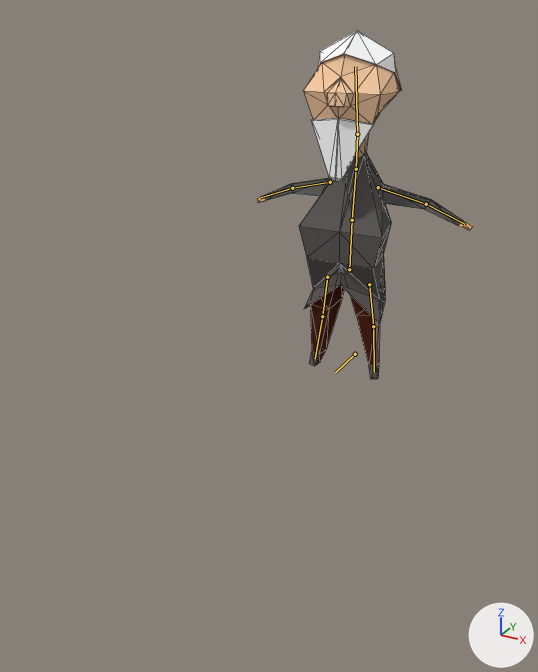
The Blender file TheOvercoat/Assets/Models(blend)/Karakterler/armature1.blend as it was, and as the next commit left it.
The view is the same before and after, from a 50 mm lens placed at (1.56, -3.74, 2.0), pointed at (0.07, -1.03, 0.64). The axes (+X, +Y, +Z) are drawn at lower right. The lights are the same throughout. The bones that bend it are drawn over the model as lines. Mesh edges are drawn as thin lines.
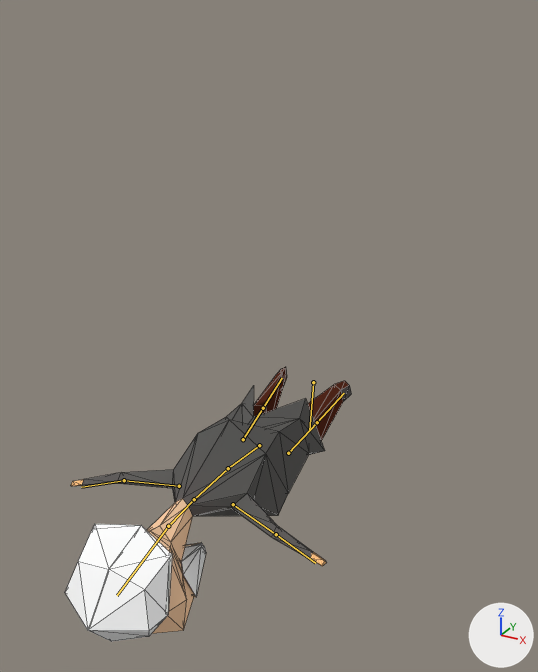
The newer file adds an action. The first version stands in its rest pose; the second is drawn at frame 24 of the action 'diePart2'.

What the commit changed:
Bone 'Torso' (bone_torso) moves from (0.0, 0.0, 0.0) to (0.0, -0.9, 1.595).
Bone 'Torso' (bone_torso) turns from (0, 0, 0) to (83, 0, 0) degrees about its own x, y and z.
Bone 'Chest' (bone_chest) moves from (0.0, 0.0, 0.0) to (0.0, 0.762, 1.114).
Bone 'Chest' (bone_chest) turns from (0, 0, 0) to (94, 0, 0) degrees about its own x, y and z.
Bone 'HandIK.R' (bone_handik_r) moves from (0.0, 0.0, 0.0) to (1.943, 0.19, -2.339).
Bone 'HandIK.R' (bone_handik_r) turns from (0, 0, 0) to (72, 48, 67) degrees about its own x, y and z.
Bone 'FootIK.R' (bone_footik_r) moves from (0.0, 0.0, 0.0) to (0.0, 0.623, -0.56).
Bone 'FootIK.R' (bone_footik_r) turns from (0, 0, 0) to (-83, 0, 0) degrees about its own x, y and z.
Bone 'Floor' (bone_floor) moves from (0.0, 0.0, 0.0) to (0.0, 0.899, -0.107).
Bone 'Floor' (bone_floor) turns from (0, 0, 0) to (83, 0, 0) degrees about its own x, y and z.
Bone 'HandIK.L' (bone_handik_l) moves from (0.0, 0.0, 0.0) to (-1.73, 0.116, -2.449).
Bone 'HandIK.L' (bone_handik_l) turns from (0, 0, 0) to (72, -48, -67) degrees about its own x, y and z.
Bone 'FootIK.L' (bone_footik_l) moves from (0.0, 0.0, 0.0) to (0.0, 0.623, -0.56).
Bone 'FootIK.L' (bone_footik_l) turns from (0, 0, 0) to (-83, 0, 0) degrees about its own x, y and z.
Bone 'ArmIK.L' (bone_armik_l) moves from (0.0, 0.0, 0.0) to (0.508, -2.737, -0.483).
Bone 'ArmIK.L' (bone_armik_l) turns from (0, 0, 0) to (53, -25, 50) degrees about its own x, y and z.

Pixel boxes [x1, y1, x2, y2] of what changed, in the pictures (538 x 672 px):
'Cube.000', posed (32% wider, 21% shorter)
    before: [257, 31, 473, 379]
    after: [65, 367, 351, 642]
bone 'Torso', root to tip
    before: (349, 269) to (352, 220)
    after: (259, 445) to (228, 468)
bone 'Chest', root to tip
    before: (352, 220) to (356, 169)
    after: (228, 468) to (194, 499)
bone 'Floor', root to tip
    before: (355, 354) to (335, 372)
    after: (313, 382) to (309, 431)
